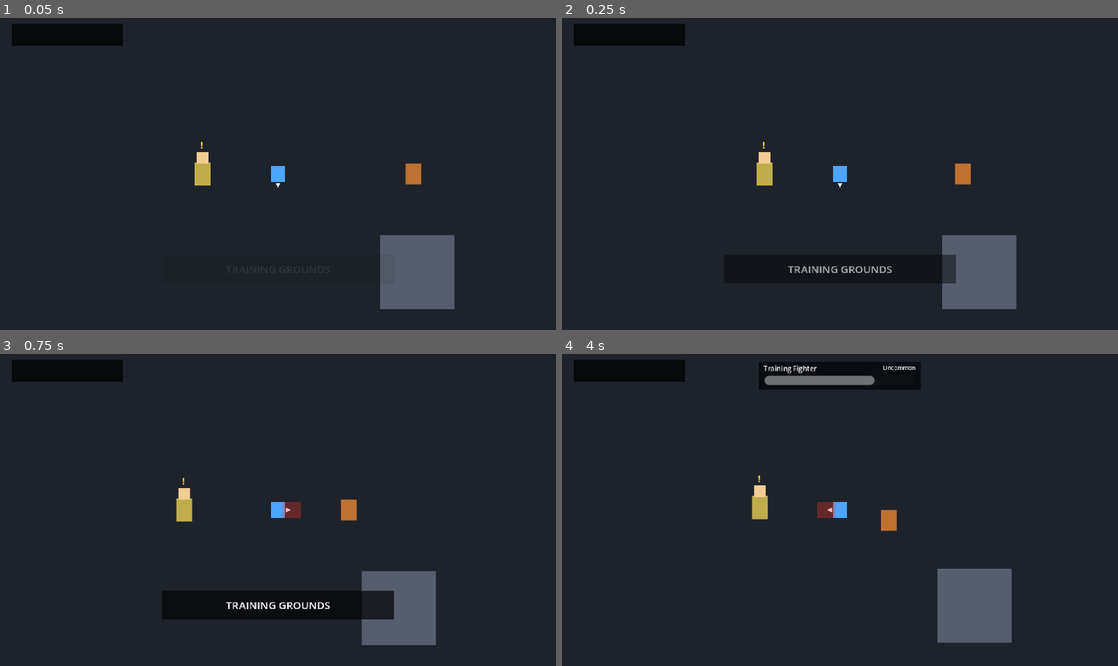
Above: before the commit, frames 1-4 (two rows, left to right).
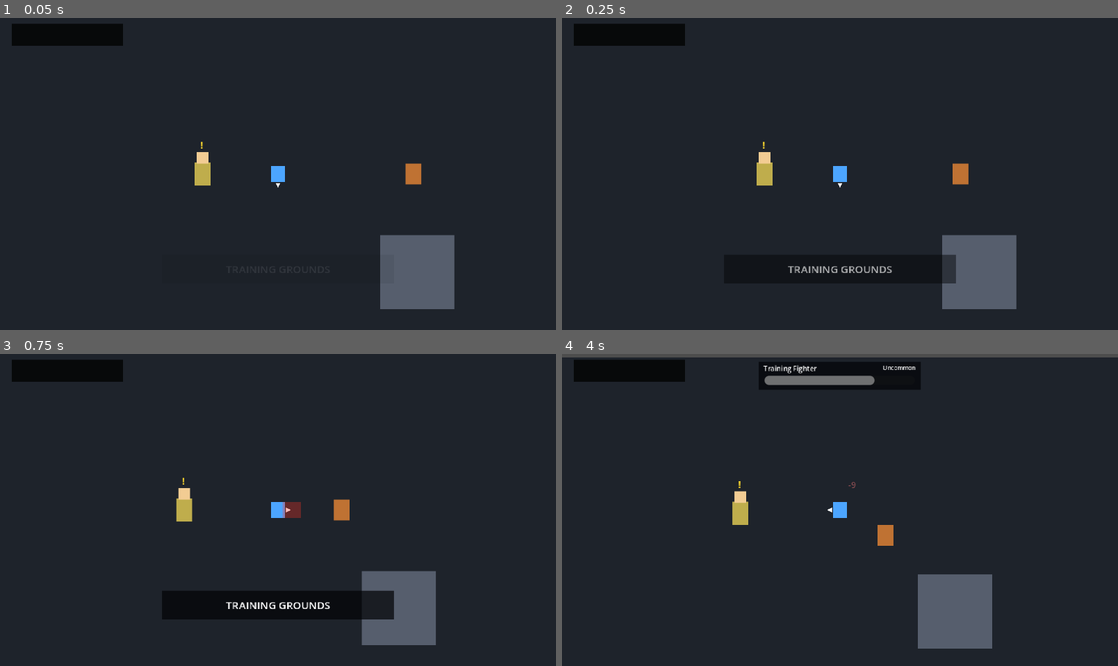
Above: after the commit, the same moments.

Repository: kikajima/dragonballsoullegacy
Game: Godot game, scene res://scenes/bootstrap/bootstrap.tscn
The game is run twice, just before and just after one commit, with the same random seed, the same clock (stepped at 60 frames per second) and the same inputs.
Inputs:
- Up to frame 1 (0.05 s): no input
- Up to frame 2 (0.25 s): no input
- Up to frame 3 (0.75 s): tap Enter (ui_accept) at 0.5 s; hold D (move_right) from 0.53 s (still down); tap J (attack) at 0.6 s
- Up to frame 4 (4 s): tap Enter (ui_accept) at 0.77, 1.52, 3.02, 3.77 s; release D (move_right) at 1.28 s; hold S (move_down) 1.28-2.03 s; tap J (attack) at 1.35, 2.3, 3.05, 3.8 s; hold D (move_right) 2.03-2.78 s; hold Shift (block) 2.03-2.78 s; hold W (move_up) 2.78-3.53 s; tap L (charge_ki) at 2.85 s; hold A (move_left) from 3.53 s (still down); hold Space (dash) from 3.53 s (still down)

Frame 1 is identical in both runs. In frame 2, less than 0.1% of the frame differs, in the area x 70-74%, y 46-54%; in frame 3, 0.2%; in frame 4, 4.2%, in the area x 0-100%, y 0-95%.

Commit message:
feat: make training enemy aggressively chase and sprint at player

Diff:
--- a/actors/enemies/debug_goku_enemy.gd
+++ b/actors/enemies/debug_goku_enemy.gd
@@ -168,6 +168,10 @@
 		_process_ranged_attack(delta)
 		return
 
+	if ai_component.is_rushing():
+		_process_ai_rush()
+		return
+
 	var defense_action: int = ai_component.choose_defensive_action(
 		self,
 		_target
@@ -248,6 +252,10 @@
 		_start_attack()
 		return
 
+	if ai_component.try_begin_rush(distance_to_target):
+		_process_ai_rush()
+		return
+
 	if _should_start_ranged_attack(distance_to_target):
 		_start_ranged_attack()
 		return
@@ -273,7 +281,45 @@
 	)
 
 	state_machine.change_state(STATE_WALK)
-	movement_component.move(self, approach_direction)
+	movement_component.move(
+		self,
+		approach_direction,
+		ai_component.get_chase_speed_scale()
+	)
+	_play_current_animation()
+
+func _process_ai_rush() -> void:
+	if not is_instance_valid(_target):
+		ai_component.cancel_rush()
+		_set_idle()
+		return
+
+	var to_target: Vector2 = (
+		_target.global_position - global_position
+	)
+	var distance_to_target: float = to_target.length()
+
+	if distance_to_target <= attack_range:
+		ai_component.cancel_rush()
+		movement_component.stop(self)
+		_current_facing = _facing_toward(
+			_target.global_position
+		)
+
+		if _attack_cooldown_left <= 0.0:
+			_start_attack()
+		else:
+			state_machine.change_state(STATE_IDLE)
+			_play_current_animation()
+		return
+
+	_update_facing_from_direction(to_target)
+	state_machine.change_state(STATE_WALK)
+	movement_component.move(
+		self,
+		to_target.normalized(),
+		ai_component.get_rush_speed_scale()
+	)
 	_play_current_animation()
 
 func _should_start_ranged_attack(distance_to_target: float) -> bool:
@@ -370,6 +416,7 @@
 	_play_current_animation()
 
 func _process_ai_guard() -> void:
+	ai_component.cancel_rush()
 	movement_component.stop(self)
 	guard_component.set_guarding(true)
 
@@ -380,6 +427,7 @@
 	_play_current_animation()
 
 func _process_ai_dodge() -> void:
+	ai_component.cancel_rush()
 	guard_component.set_guarding(false)
 
 	if is_instance_valid(_target):
@@ -416,7 +464,10 @@
 		state_machine.change_state(melee_combat_component.get_attack_state())
 		_current_facing = melee_combat_component.get_attack_facing()
 	else:
-		_attack_cooldown_left = attack_cooldown
+		_attack_cooldown_left = (
+			attack_cooldown
+			* ai_component.get_attack_cooldown_scale()
+		)
 		state_machine.change_state(STATE_IDLE)
 
 	_play_current_animation()
@@ -440,6 +491,7 @@
 	_return_home()
 
 func _return_home() -> void:
+	ai_component.cancel_rush()
 	guard_component.set_guarding(false)
 	ki_blast_component.cancel_cast()
 	var to_home: Vector2 = _spawn_position - global_position
@@ -484,6 +536,7 @@
 
 	guard_component.set_guarding(false)
 	ai_component.clear_defense()
+	ai_component.cancel_rush()
 	ki_blast_component.cancel_cast()
 	melee_combat_component.cancel_attack()
 	_current_facing = _facing_toward(source_position)
@@ -930,6 +983,15 @@
 	elif not is_one_shot and not sprite.is_playing():
 		sprite.play(animation_name)
 
+	if ai_component.is_rushing() and state_machine.is_state(STATE_WALK):
+		sprite.speed_scale = clampf(
+			ai_component.get_rush_speed_scale() * 0.9,
+			1.20,
+			1.65
+		)
+	else:
+		sprite.speed_scale = 1.0
+
 func _update_facing_from_direction(direction: Vector2) -> void:
 	if direction.is_zero_approx():
 		return
